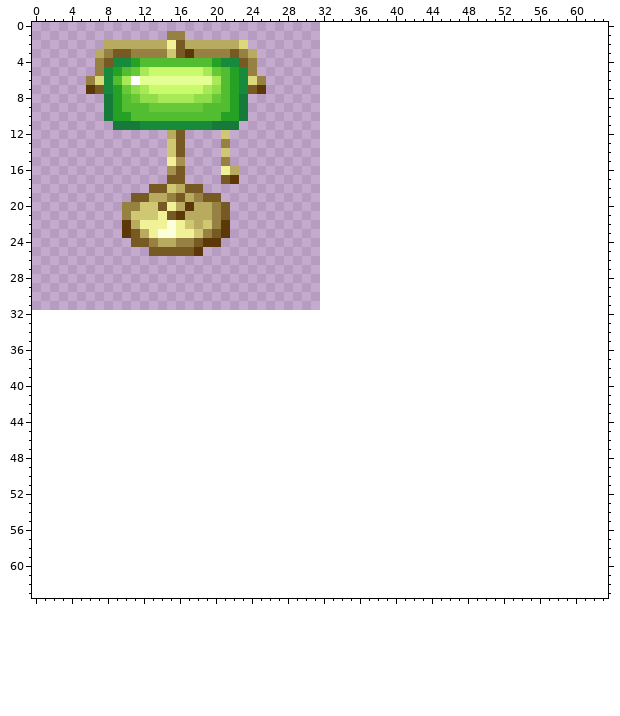
Pixel-art sprite -- Resources/Textures/Objects/Misc/Lights/lampgreen.rsi/lampgreen-on.png. The first picture shows the starting point.
The file is 32x32 pixels. The old version is drawn lined up with the new one, on the new canvas.
After the commit:
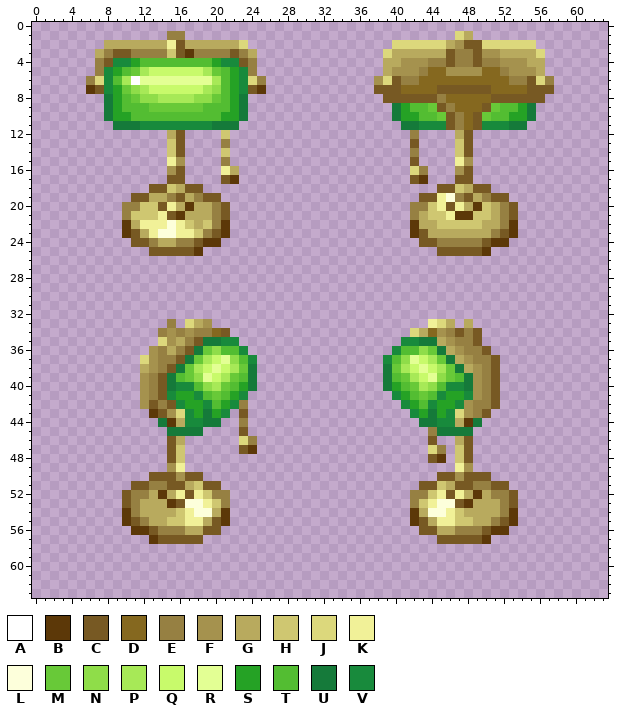
Palette (. is transparent): A #ffffff  B #5c3808  C #775923  D #85681f  E #968042  F #a5924e  G #b8aa5e  H #cfc771  J #dcd87c  K #f1f198  L #fdffdb  M #68c938  N #8fdd49  P #a7e957  Q #c8fa6b  R #e3ff94  S #25a225  T #53bd32  U #157a3a  V #188a3c
What changed:
canvas 32x32 -> 64x64
@@ x 36..59 @@
  0 ........................
- 1 ........................
- 2 ........................
- 3 ........................
- 4 ........................
- 5 ........................
- 6 ........................
- 7 ........................
- 8 ........................
- 9 ........................
-10 ........................
-11 ........................
-12 ........................
-13 ........................
-14 ........................
-15 ........................
-16 ........................
-17 ........................
-18 ........................
-19 ........................
-20 ........................
-21 ........................
-22 ........................
-23 ........................
-24 ........................
-25 ........................
+ 1 ...........JG...........
+ 2 ....JJJJJJGFCCJJJJJJ....
+ 3 ...JGGGGGGCEECFFGGGGJ...
+ 4 ...GGFFFEECEECEEFFFGG...
+ 5 ...GFFFEDDFFFFDDEFFFG...
+ 6 ..FJCEEDDDDDDDDDDEECJE..
+ 7 ..CCCDDDDCCCCCCDDDDCCC..
+ 8 ...CCCCCCEDDDDDCCCCCC...
+ 9 ....USTTMCEDDDCMTTSU....
+10 ....USSTTMCEDCMTTSSU....
+11 .....UUVVVCEDCVVVUU.....
+12 ......E....GC...........
+13 ......C....HC...........
+14 ......E....HC...........
+15 ......C....KF...........
+16 ......JE...FC...........
+17 ......CB...CC...........
+18 .........CCHGCC.........
+19 .......CCKLECGECC.......
+20 ......EEHKCKGBHGEC......
+21 ......EGHHKBBHHGEC......
+22 ......BGGHHHHHGGEB......
+23 ......BCGGGGGGGECB......
+24 .......CCEEEEECBB.......
+25 .........CCCCCB.........
 26 ........................
@@ x 0..63 @@
 32 ................................................................
-33 ................................................................
-34 ................................................................
-35 ................................................................
-36 ................................................................
-37 ................................................................
-38 ................................................................
-39 ................................................................
-40 ................................................................
-41 ................................................................
-42 ................................................................
-43 ................................................................
-44 ................................................................
-45 ................................................................
-46 ................................................................
-47 ................................................................
-48 ................................................................
-49 ................................................................
-50 ................................................................
-51 ................................................................
-52 ................................................................
-53 ................................................................
-54 ................................................................
-55 ................................................................
-56 ................................................................
-57 ................................................................
+33 ...............E.JGF........................KJG.G...............
+34 ..............EFEFEEDC....................JGDFECEC..............
+35 ..............JFGECUUVV..................VVUUGFEEC..............
+36 .............FEGECUMNTTV................VTTNMUGFEEC.............
+37 ............JFEECUMPQRNTV..............VTNRQPMUGFEEC............
+38 ............GFECUMPQRQPMU..............UMPQRQPMUGFEC............
+39 ............FECUTMNRQPMTU..............UTMPQRNMTUFEC............
+40 ............FECUVVTNPMTSU..............USTMPNTVVUFEC............
+41 ............FECVSSVTMTSV................VSTMTVSSVFEC............
+42 ............FCECVSSVTSVE.................VSTVSSVFEEC............
+43 .............BCFJVSUSV.C..................VSUSVJFEC.............
+44 ..............UBGVVUU..E...................UUVVGBU..............
+45 ...............UUUU....C....................EUUUU...............
+46 ...............CG......JE...................C..GC...............
+47 ...............CH......CB...................JE.HC...............
+48 ...............CH...........................CB.HC...............
+49 ...............FK..............................KF...............
+50 .............CCCFCC..........................CCFCCC.............
+51 ...........CCEECCGHCC......................CCHGCCEECC...........
+52 ..........CEEGBGKCKHEE....................EEHKCKGBGEEC..........
+53 ..........CEGGGBCLLKHE....................EHKLLCBGGGEC..........
+54 ..........BEGGGGHKLLGB....................BGLLKHGGGGEB..........
+55 ..........BCEGGHHKKGCB....................BCGKKHHGGECB..........
+56 ...........BBCEEEGGCC......................CCGGEEECBB...........
+57 .............BCCCCC..........................CCCCCB.............
 58 ................................................................
